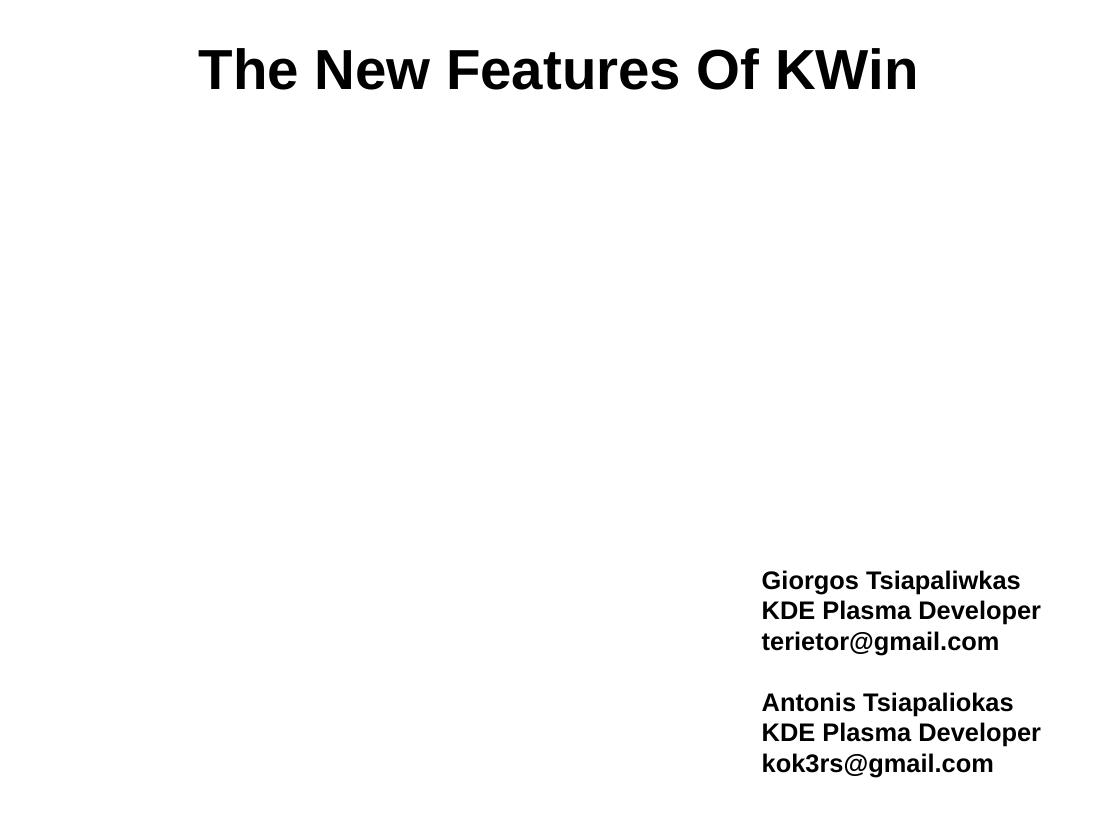
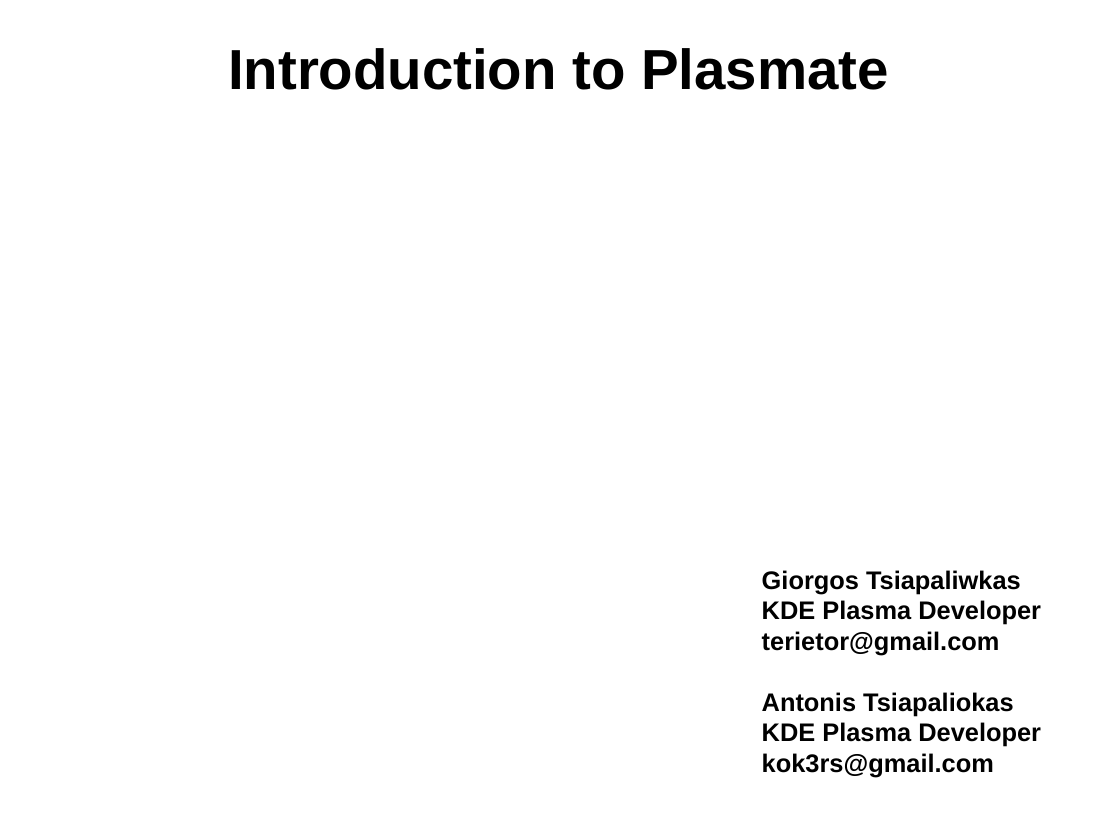
Before and after one commit to gtsiap/presenations, a slide deck: slide 1 of openSUSE gr Summer Camp 2012/plasmate.odp. Drawn at 1120x840 pixels with LibreOffice and Linux fonts; fonts in the diff are those of the drawing; background and template pictures are left out. Boxes give left, top, right and bottom in pixels: in the first picture for what was removed or moved away, otherwise in the second. Text is boxed around its words. In the diff, an @@ line names an element or a change of style, - is before the commit and + after.

Commit message:
Finish the slides regarding the gsoc project "Make Plasmate ready for release"

```diff
--- a/openSUSE gr Summer Camp 2012/plasmate.odp
+++ b/openSUSE gr Summer Camp 2012/plasmate.odp
@@ text at bbox=[228, 48, 889, 90]: text changed @@
-The New Features Of KWin
+Introduction to Plasmate
```
Also in this commit, not shown: 7 other slides changed.
